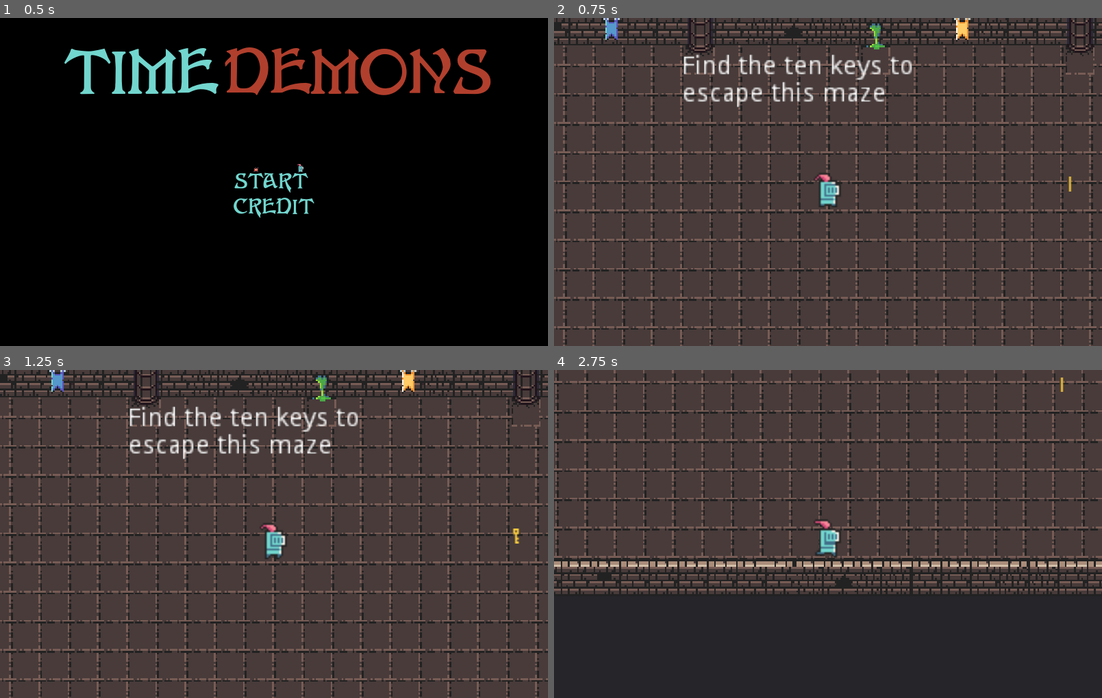
Above: before the commit, frames 1-4 (two rows, left to right).
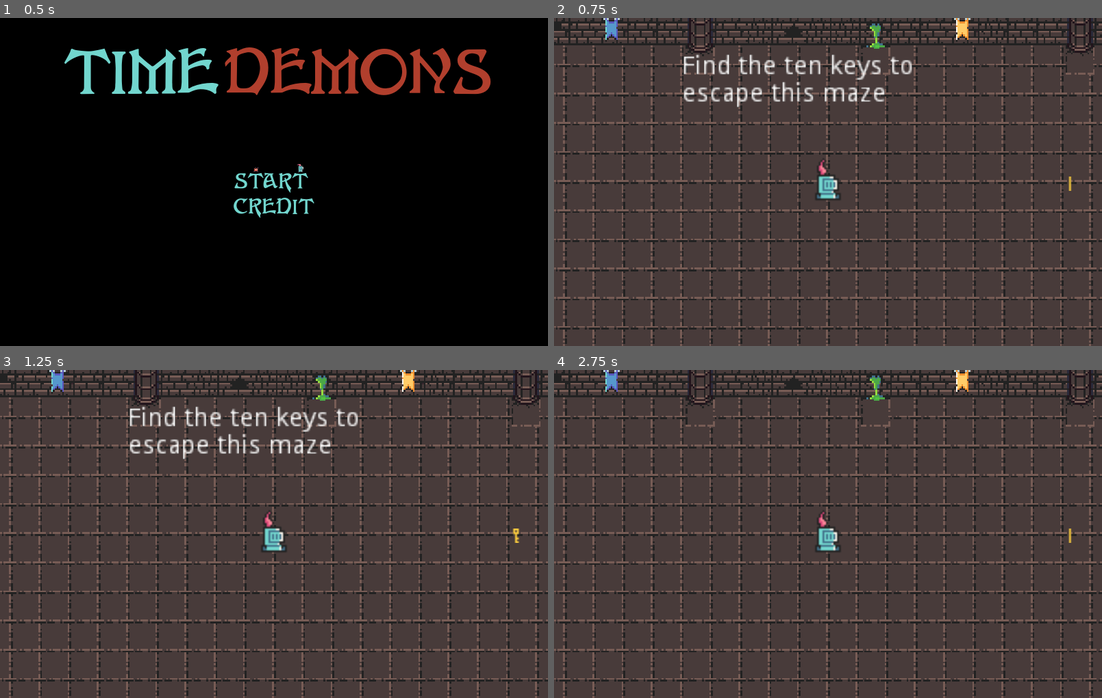
Above: after the commit, the same moments.

Repository: Narrop/Jame-Gam
Game: Godot game, scene res://scenes/menu/menu.tscn
The game is run twice, just before and just after one commit, with the same random seed, the same clock (stepped at 60 frames per second) and the same inputs.
Inputs (mouse positions are in pixels of both pictures, inside the frame that each line leads up to):
- Up to frame 1 (0.5 s): no input
- Up to frame 2 (0.75 s): click "START" at 0.5 s
- Up to frame 3 (1.25 s): no input
- Up to frame 4 (2.75 s): tap Enter (ui_accept) at 1.25, 1.52, 2.27 s; move the mouse to (948, 517) at 1.27 s; hold Right (ui_right) 1.28-2.03 s; move the mouse to (718, 550) at 2.02 s; hold Down (ui_down) from 2.03 s (still down)

Frame 1 is identical in both runs. In frame 2, 3.1% of the frame differs, in the area x 0-100%, y 1-100%; in frame 3, 3.1%; in frame 4, 58%, in the area x 0-100%, y 0-100%.

Commit message:
nike

Diff:
--- a/scenes/levels/level10.tscn
+++ b/scenes/levels/level10.tscn
@@ -1,9 +1,12 @@
-[gd_scene load_steps=25 format=2]
+[gd_scene load_steps=28 format=2]
 
 [ext_resource path="res://scenes/key/key.tscn" type="PackedScene" id=1]
 [ext_resource path="res://assets/images/0x72_DungeonTilesetII_v1.4/0x72_DungeonTilesetII_v1.4.png" type="Texture" id=2]
 [ext_resource path="res://assets/musics and sounds/Joel Francis Burford Free JRPG 8-Bit Music + SFX Samples/WAV Loops/02 A Hero's Calling (LOOP).wav" type="AudioStream" id=3]
 [ext_resource path="res://scenes/levels/level2.gd" type="Script" id=4]
+[ext_resource path="res://scenes/time/time3.tscn" type="PackedScene" id=5]
+[ext_resource path="res://scenes/time/time2.tscn" type="PackedScene" id=6]
+[ext_resource path="res://scenes/time/time.tscn" type="PackedScene" id=7]
 
 [sub_resource type="InputEventAction" id=1]
 action = "ui_cancel"
@@ -656,10 +659,10 @@
 script = ExtResource( 4 )
 
 [node name="Panel" type="Panel" parent="."]
-margin_left = -4322.0
-margin_top = -3149.0
-margin_right = 7413.0
-margin_bottom = 4945.0
+margin_left = -3392.0
+margin_top = -3008.0
+margin_right = 8343.0
+margin_bottom = 5086.0
 __meta__ = {
 "_edit_use_anchors_": false
 }
@@ -696,4 +699,37 @@
 stream = ExtResource( 3 )
 volume_db = -20.0
 
+[node name="time3" parent="." instance=ExtResource( 5 )]
+position = Vector2( -320, -744 )
+
+[node name="time4" parent="." instance=ExtResource( 5 )]
+position = Vector2( -864, -344 )
+
+[node name="time5" parent="." instance=ExtResource( 5 )]
+position = Vector2( 1376, 192 )
+
+[node name="time2" parent="." instance=ExtResource( 6 )]
+position = Vector2( 488, -344 )
+
+[node name="time6" parent="." instance=ExtResource( 6 )]
+position = Vector2( -640, 48 )
+
+[node name="time7" parent="." instance=ExtResource( 6 )]
+position = Vector2( -1024, -832 )
+
+[node name="time8" parent="." instance=ExtResource( 6 )]
+position = Vector2( -1176, -480 )
+
+[node name="time" parent="." instance=ExtResource( 7 )]
+position = Vector2( -536, -1240 )
+
+[node name="time9" parent="." instance=ExtResource( 7 )]
+position = Vector2( -248, -312 )
+
+[node name="time10" parent="." instance=ExtResource( 7 )]
+position = Vector2( -1176, -1216 )
+
+[node name="time11" parent="." instance=ExtResource( 7 )]
+position = Vector2( -112, -24 )
+
 [connection signal="pressed" from="echap" to="." method="_on_echap_pressed"]
--- a/scenes/player/player.gd
+++ b/scenes/player/player.gd
@@ -41,6 +41,7 @@
 	on_object = null
 
 func _physics_process(delta):
+
 	if $AnimatedSprite.animation != "dead":
 		get_input()
 
--- a/scenes/player/player.tscn
+++ b/scenes/player/player.tscn
@@ -11,6 +11,7 @@
 [ext_resource path="res://scenes/player/player.gd" type="Script" id=9]
 [ext_resource path="res://assets/sound_effects/defeat.wav" type="AudioStream" id=10]
 [ext_resource path="res://assets/musics and sounds/Joel Francis Burford Free JRPG 8-Bit Music + SFX Samples/SFX/Item or Coin 1.wav" type="AudioStream" id=11]
+[ext_resource path="res://assets/images/0x72_DungeonTilesetII_v1.4/frames/knight_f_hit_anim_f0.png" type="Texture" id=12]
 
 [sub_resource type="CapsuleShape2D" id=6]
 radius = 6.5
@@ -18,15 +19,20 @@
 
 [sub_resource type="SpriteFrames" id=2]
 animations = [ {
+"frames": [ ExtResource( 5 ), ExtResource( 6 ), ExtResource( 8 ), ExtResource( 1 ) ],
+"loop": true,
+"name": "running",
+"speed": 10.0
+}, {
 "frames": [ ExtResource( 2 ), ExtResource( 7 ), ExtResource( 3 ), ExtResource( 4 ) ],
 "loop": true,
 "name": "standing",
 "speed": 10.0
 }, {
-"frames": [ ExtResource( 5 ), ExtResource( 6 ), ExtResource( 8 ), ExtResource( 1 ) ],
+"frames": [ ExtResource( 12 ) ],
 "loop": true,
-"name": "running",
-"speed": 10.0
+"name": "dead",
+"speed": 5.0
 } ]
 
 [sub_resource type="RectangleShape2D" id=3]
@@ -52,8 +58,7 @@
 
 [node name="AnimatedSprite" type="AnimatedSprite" parent="."]
 frames = SubResource( 2 )
-animation = "standing"
-frame = 2
+animation = "dead"
 playing = true
 
 [node name="detector" type="Area2D" parent="."]
@@ -87,12 +92,7 @@
 position = Vector2( 0.5, 3 )
 shape = SubResource( 5 )
 
-[node name="collect_time" type="Timer" parent="."]
-wait_time = 1.3
-one_shot = true
-
 [connection signal="timeout" from="death_time" to="." method="_on_death_time_timeout"]
 [connection signal="area_entered" from="detector" to="." method="_on_detector_area_entered"]
 [connection signal="area_exited" from="detector" to="." method="_on_detector_area_exited"]
 [connection signal="body_entered" from="monster" to="." method="_on_monster_body_entered"]
-[connection signal="timeout" from="collect_time" to="." method="_on_collect_time_timeout"]
Not shown: 1 places in scenes/player/player.tscn that only renumber resources
